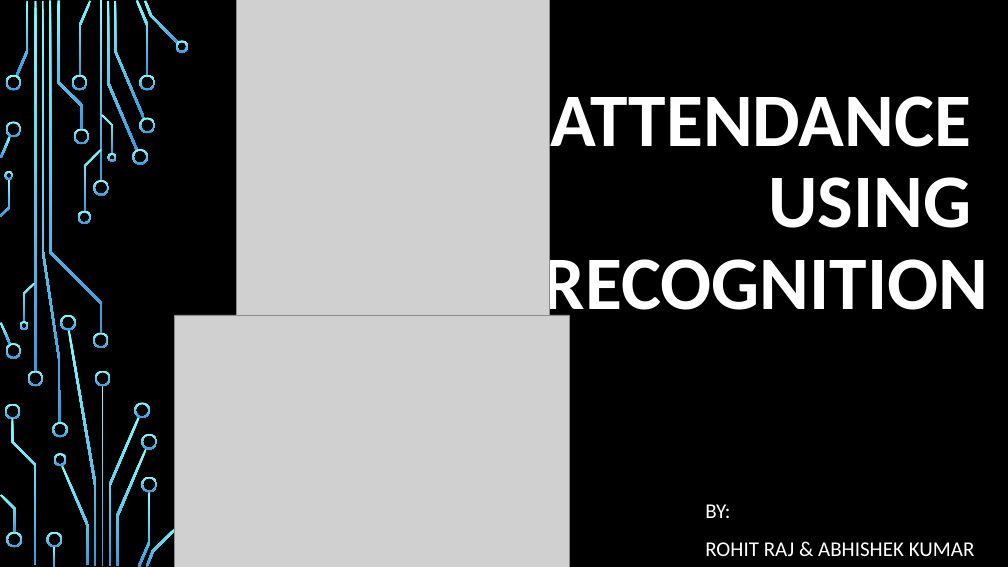
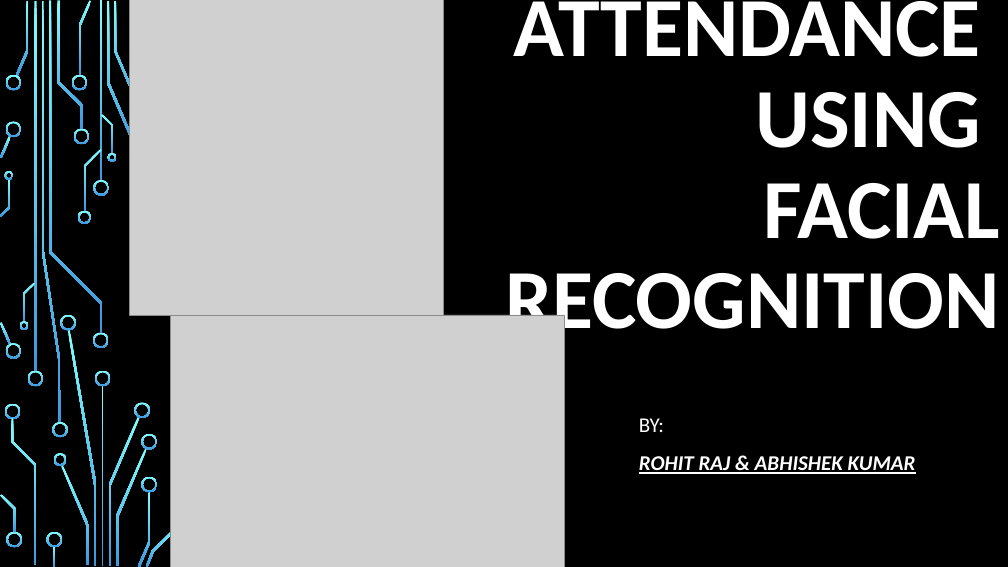
Before and after one commit to Rohit20Raj/Attendance-Project, a slide deck: slide 1 of Attendance using Facial Recognition.pptx. Drawn at 1008x567 pixels with LibreOffice and Linux fonts; fonts in the diff are those of the drawing; grey boxes stand for pictures; background and template pictures are left out. Boxes give left, top, right and bottom in pixels: in the first picture for what was removed or moved away, otherwise in the second. Text is boxed around its words. In the diff, an @@ line names an element or a change of style, - is before the commit and + after.

```diff
--- a/Attendance using Facial Recognition.pptx
+++ b/Attendance using Facial Recognition.pptx
@@ picture: place and size @@
-picture at <box>237,0,551,315</box>
+picture at <box>129,0,443,315</box>
@@ title "ATTENDANCE USING FACIAL RECOGNITION": place and size @@
-title "ATTENDANCE USING FACIAL RECOGNITION" at <box>313,96,988,327</box>
+title "ATTENDANCE USING FACIAL RECOGNITION" at <box>505,1,1000,348</box>
@@ title "ATTENDANCE USING FACIAL RECOGNITION" at <box>505,1,1000,348</box>: size 72 to 80 pt @@
@@ group removed at <box>132,0,189,165</box>: 6 freeform shapes @@
@@ picture: place and size @@
-picture at <box>175,315,569,567</box>
+picture at <box>171,315,566,567</box>
@@ subtitle "BY:": place and size @@
-subtitle "BY:" at <box>705,504,975,556</box>
+subtitle "BY:" at <box>639,418,916,474</box>
@@ subtitle at <box>639,456,916,474</box>: bold on, italic on, underline on in "ROHIT RAJ & ABHISHEK KUMAR" @@
```
Also in this commit, not shown: 4 slides added.
